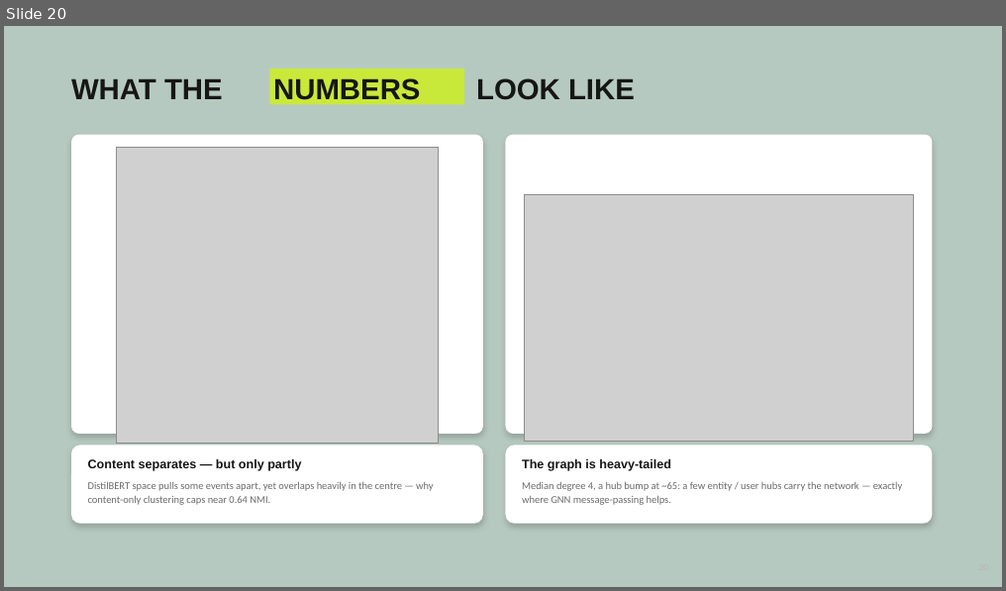
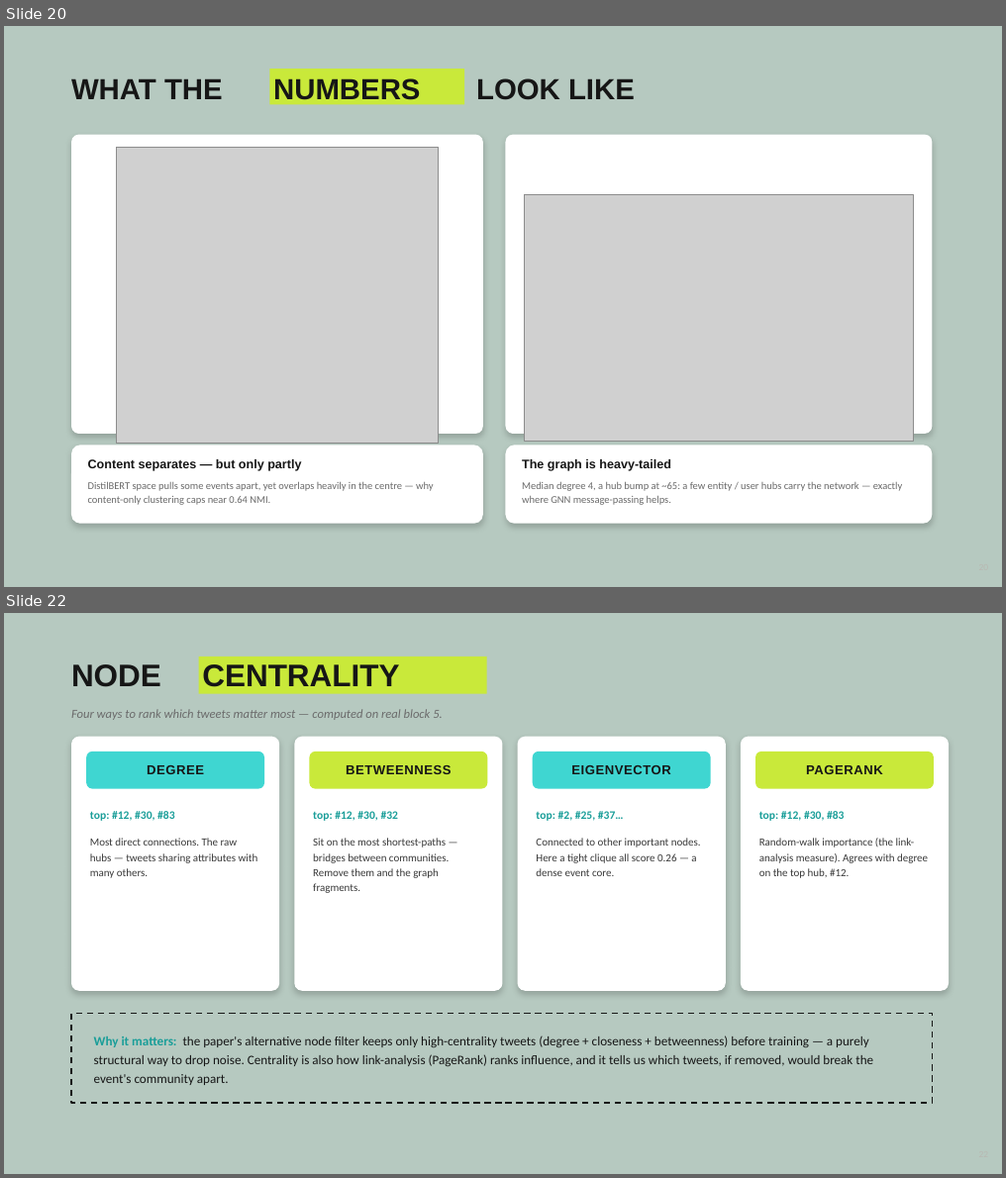
Before and after one commit to Kavinesh11/Chrona, a slide deck: DistilBERTGNN_Network_Extension.pptx. Shown one above the other, each under a label of ours: slide 20 before the commit, slides 20 and 22 after it; the slides between them are not shown. The pictures are 1006x591 and 1006x1178 pixels, drawn with LibreOffice and Linux fonts; fonts in the diff are those of the drawing; grey boxes stand for pictures. Boxes give left, top, right and bottom in pixels: in the first picture for what was removed or moved away, otherwise in the second. Text is boxed around its words. In the diff, an @@ line names an element or a change of style, - is before the commit and + after.

```diff
--- a/DistilBERTGNN_Network_Extension.pptx
+++ b/DistilBERTGNN_Network_Extension.pptx
@@ slide 22 added at <box>4,613,1002,1174</box>, background #B6C9C0 @@
@@ text added at <box>71,664,161,687</box>, 30 pt, text #161616, bold @@
+NODE
@@ rectangle added at <box>199,657,487,694</box>, fill #C9E93A @@
@@ text added at <box>202,664,399,687</box>, 30 pt, text #161616, bold @@
+CENTRALITY
@@ text added at <box>71,709,443,720</box>, 12 pt, text #6B6B6B, italic @@
+Four ways to rank which tweets matter most — computed on real block 5.
@@ rounded rectangle added at <box>71,737,279,991</box>, fill #FFFFFF @@
@@ rounded rectangle added at <box>86,752,264,789</box>, fill #3FD6D1 @@
@@ rounded rectangle added at <box>294,737,503,991</box>, fill #FFFFFF @@
@@ rounded rectangle added at <box>310,752,487,789</box>, fill #C9E93A @@
@@ rounded rectangle added at <box>518,737,726,991</box>, fill #FFFFFF @@
@@ rounded rectangle added at <box>533,752,711,789</box>, fill #3FD6D1 @@
@@ rounded rectangle added at <box>741,737,948,991</box>, fill #FFFFFF @@
@@ rounded rectangle added at <box>755,752,934,789</box>, fill #C9E93A @@
@@ text added at <box>147,765,204,774</box>, 12.5 pt, text #161616, bold @@
+DEGREE
@@ text added at <box>346,765,450,774</box>, 12.5 pt, text #161616, bold @@
+BETWEENNESS
@@ text added at <box>571,765,670,774</box>, 12.5 pt, text #161616, bold @@
+EIGENVECTOR
@@ text added at <box>806,765,883,774</box>, 12.5 pt, text #161616, bold @@
+PAGERANK
@@ text added at <box>90,811,174,821</box>, 11 pt, text #1A9E99, bold @@
+top: #12, #30, #83
@@ text added at <box>313,811,398,821</box>, 11 pt, text #1A9E99, bold @@
+top: #12, #30, #32
@@ text added at <box>536,811,624,821</box>, 11 pt, text #1A9E99, bold @@
+top: #2, #25, #37…
@@ text added at <box>759,811,844,821</box>, 11 pt, text #1A9E99, bold @@
+top: #12, #30, #83
@@ text added at <box>90,838,258,878</box>, 10.5 pt, text #3A3A3A @@
+Most direct connections. The raw hubs — tweets sharing attributes with many others.
@@ text added at <box>313,838,449,893</box>, 10.5 pt, text #3A3A3A @@
+Sit on the most shortest-paths — bridges between communities. Remove them and the graph fragments.
@@ text added at <box>536,838,701,876</box>, 10.5 pt, text #3A3A3A @@
+Connected to other important nodes. Here a tight clique all score 0.26 — a dense event core.
@@ text added at <box>759,838,928,878</box>, 10.5 pt, text #3A3A3A @@
+Random-walk importance (the link-analysis measure). Agrees with degree on the top hub, #12.
@@ rectangle added at <box>71,1014,933,1103</box>, outline #161616 1.5 pt dashed @@
@@ text added at <box>94,1036,873,1085</box>, 12.5 pt, text #161616 @@
+Why it matters: the paper's alternative node filter keeps only high-centrality tweets (degree + closeness + betweenness) before training — a purely structural way to drop noise. Centrality is also how link-analysis (PageRank) ranks influence, and it tells us which tweets, if removed, would break the event's community apart.
```
Also in this commit, not shown: 7 slides changed, 1 other slide added, 3 other files.
